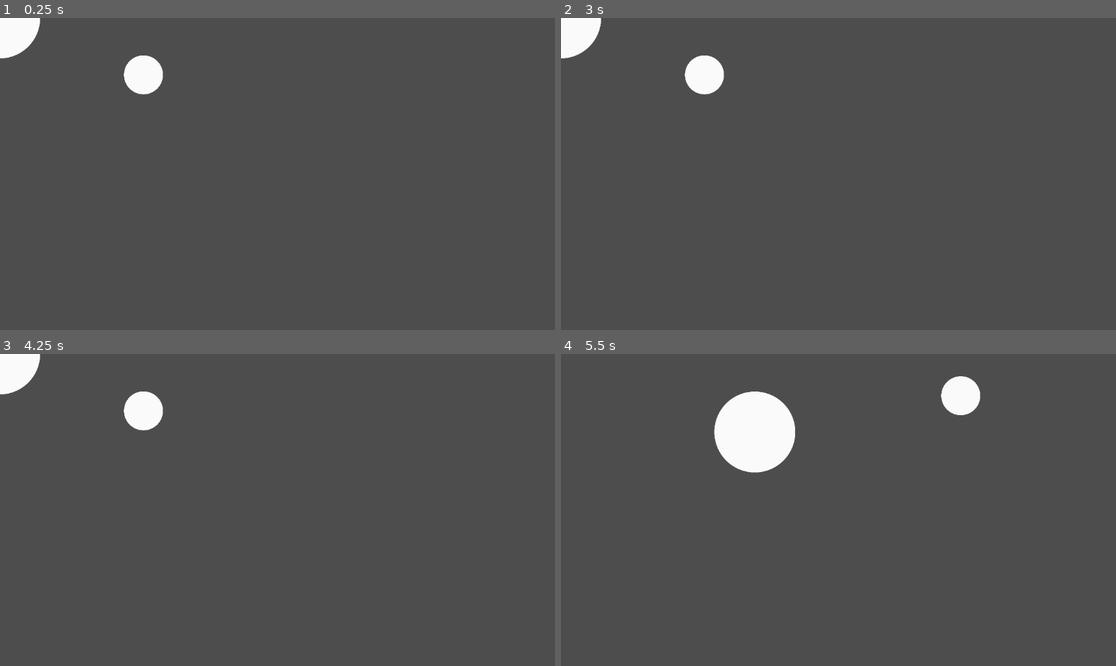
Above: before the commit, frames 1-4 (two rows, left to right).
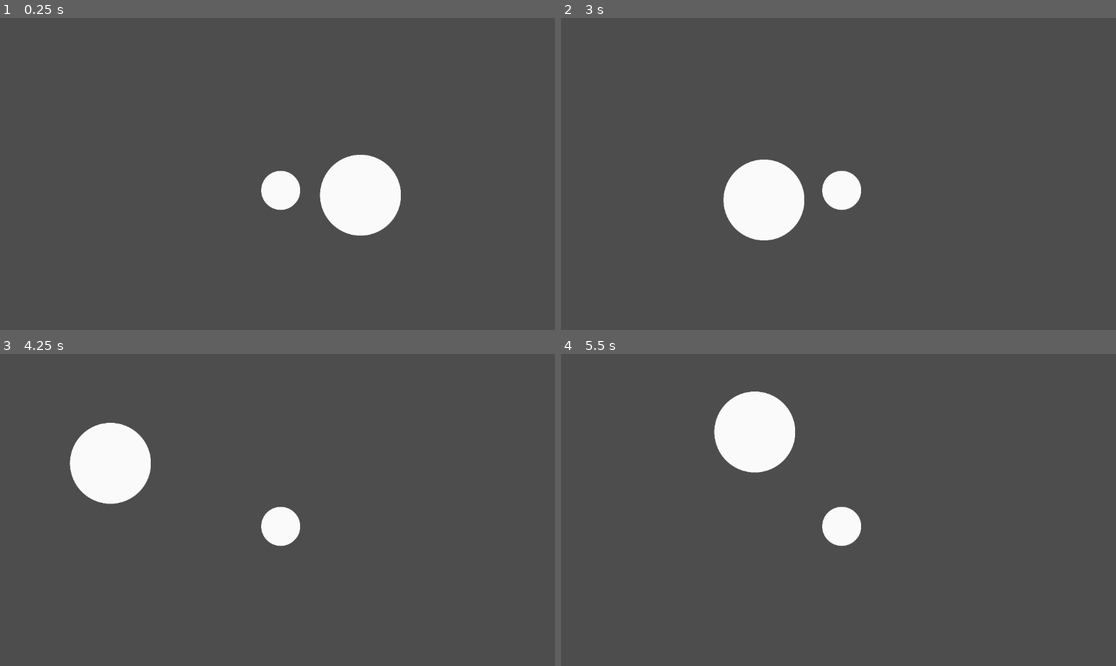
Above: after the commit, the same moments.

Repository: Albertvdw2001/ping-pong-soccer-mobile
Game: Godot game, scene res://main.tscn
The game is run twice, just before and just after one commit, with the same random seed, the same clock (stepped at 60 frames per second) and the same inputs.
Inputs (mouse positions are in pixels of both pictures, inside the frame that each line leads up to):
- Up to frame 1 (0.25 s): no input
- Up to frame 2 (3 s): tap Enter at 0.5, 2 s; move the mouse to (960, 158) at 0.52 s; click (960, 158) at 0.67 s; tap Space at 1.25, 2.75 s; drag from (727, 189) to (810, 236) at 1.27 s; move the mouse to (894, 105) at 2.02 s; click (894, 105) at 2.17 s; drag from (810, 236) to (672, 127) at 2.77 s
- Up to frame 3 (4.25 s): tap Enter at 3.5 s; move the mouse to (444, 556) at 3.52 s; click (444, 556) at 3.67 s
- Up to frame 4 (5.5 s): tap Space at 4.25 s; drag from (672, 463) to (755, 432) at 4.27 s; move the mouse to (866, 510) at 5.02 s; click (866, 510) at 5.17 s

The runs differ from the first frame. In frame 1, 5.1% of the frame differs, in the area x 0-73%, y 0-70%; in frame 2, 5.2%, in the area x 0-55%, y 0-72%; in frame 3, 5.2%; in frame 4, 1.4%.

Commit message:
Fixed misplaced global positions by setting Camera2D Anchor Mode to Fixed Top Left

Diff:
--- a/ball.tscn
+++ b/ball.tscn
@@ -11,6 +11,7 @@
 [node name="ball" type="RigidBody2D"]
 physics_material_override = SubResource("PhysicsMaterial_x8fbi")
 gravity_scale = 0.0
+continuous_cd = 1
 linear_damp = 0.2
 
 [node name="Sprite2D" type="Sprite2D" parent="."]
--- /dev/null
+++ b/main.gd
@@ -0,0 +1,4 @@
+extends Node2D
+
+var p1Score = 0
+var p2Score = 0
--- a/main.tscn
+++ b/main.tscn
@@ -6,9 +6,13 @@
 
 [node name="main" type="Node2D"]
 
-[node name="player" parent="." instance=ExtResource("1_ig7tw")]
-
 [node name="ball" parent="." instance=ExtResource("2_0xm2m")]
-position = Vector2(298.121, 118.077)
+position = Vector2(583, 358)
 
 [node name="Walls" parent="." instance=ExtResource("3_h2yge")]
+
+[node name="player" parent="." instance=ExtResource("1_ig7tw")]
+position = Vector2(749, 368)
+
+[node name="Camera2D" type="Camera2D" parent="."]
+anchor_mode = 0
--- a/player.gd
+++ b/player.gd
@@ -8,6 +8,9 @@
 	if event is InputEventScreenTouch:
 		if event.is_pressed():
 			dragging = sprite.get_rect().has_point(to_local(event.position))
+			#test
+			print(sprite.get_rect())
+			print(to_local(event.position))
 		else:
 			dragging = false
 	elif event is InputEventScreenDrag and dragging:
--- a/project.godot
+++ b/project.godot
@@ -26,3 +26,4 @@
 [rendering]
 
 renderer/rendering_method="mobile"
+textures/vram_compression/import_etc2_astc=true
--- a/walls.gd
+++ b/walls.gd
@@ -1,5 +1,4 @@
 extends Node2D
-
 
 func _ready() -> void:
 	var screen_size = get_viewport_rect().size
--- a/walls.tscn
+++ b/walls.tscn
@@ -26,16 +26,20 @@
 position = Vector2(35, 267)
 
 [node name="CollisionShape2D" type="CollisionShape2D" parent="Bottom"]
+scale = Vector2(1.1, 1.1)
 shape = SubResource("RectangleShape2D_xxkwp")
 
 [node name="Right" type="StaticBody2D" parent="."]
 position = Vector2(232, 48)
 
 [node name="CollisionShape2D" type="CollisionShape2D" parent="Right"]
+scale = Vector2(1.1, 1.1)
 shape = SubResource("RectangleShape2D_jt0p1")
 
 [node name="Left" type="StaticBody2D" parent="."]
 position = Vector2(-106, 68)
+scale = Vector2(1.1, 1.1)
 
 [node name="CollisionShape2D" type="CollisionShape2D" parent="Left"]
+scale = Vector2(1.1, 1.1)
 shape = SubResource("RectangleShape2D_ftpcs")
Not shown, added: export_presets.cfg
Not shown, added: main.gd.uid
